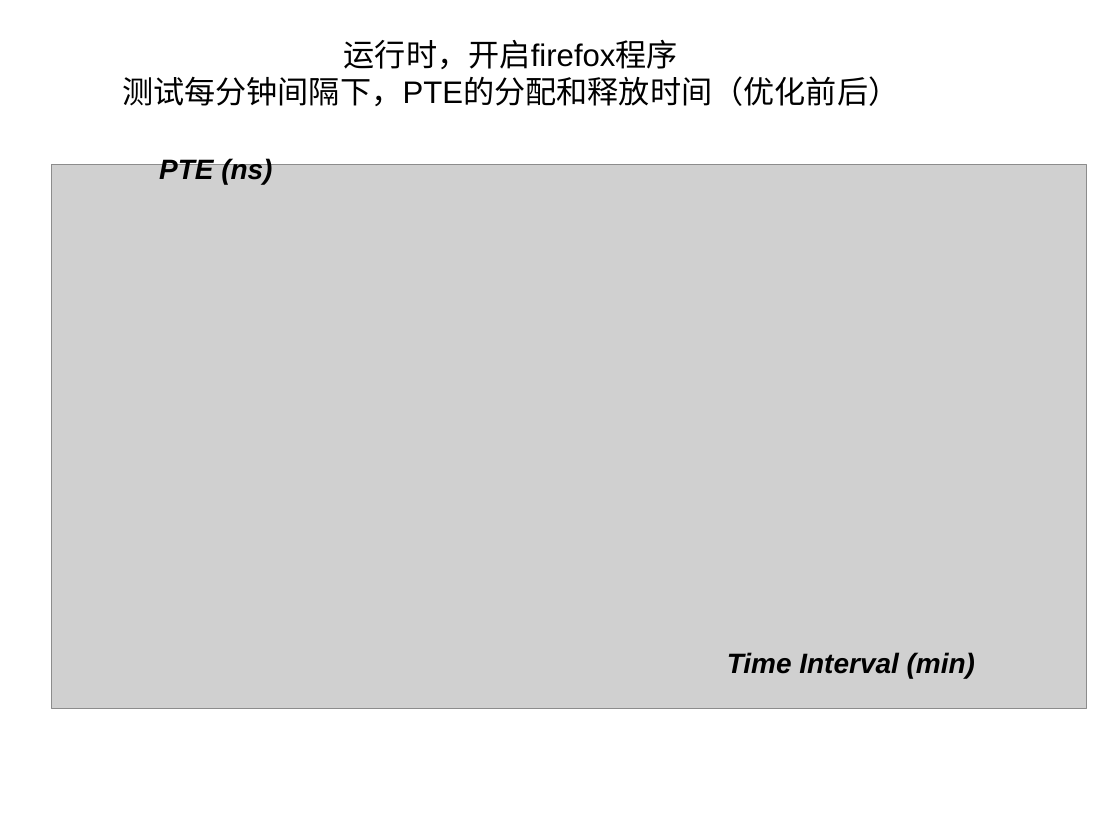
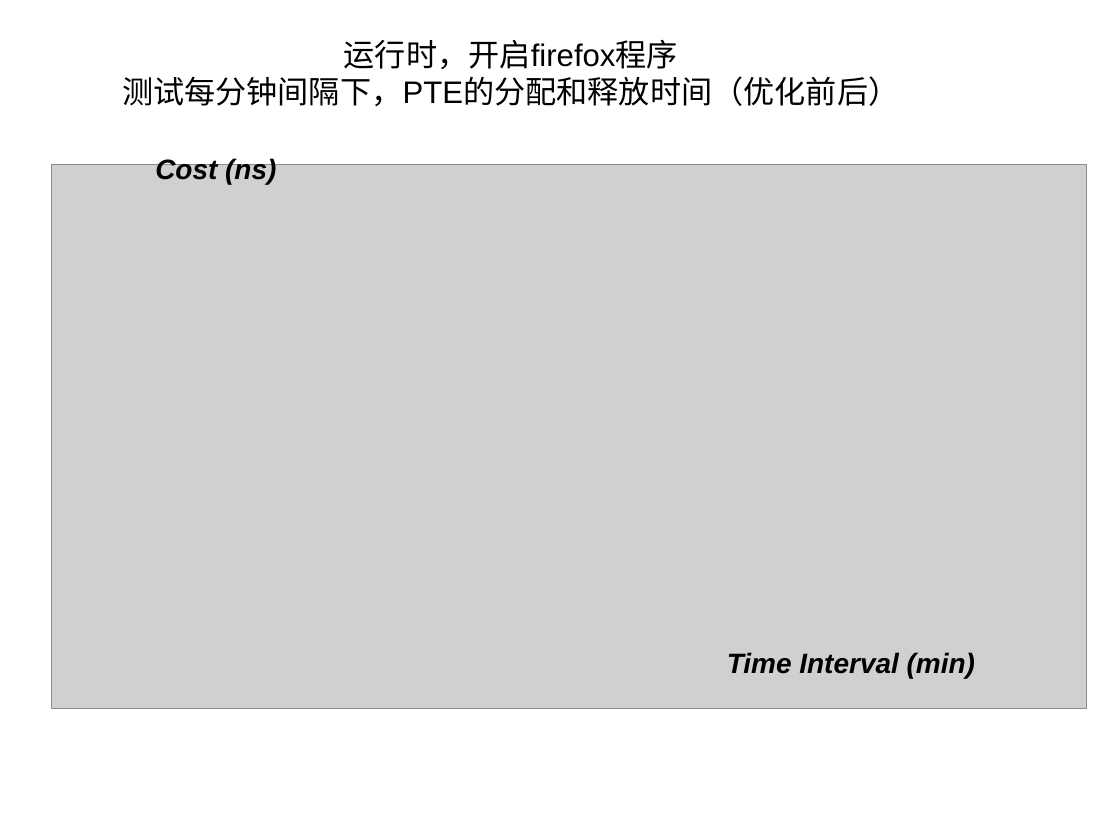
Before and after one commit to strongerwill/FastIO, a slide deck: slide 5 of doc/paper/image/micro/micro_benchmark.ppt (slide 4 before the commit). Drawn at 1120x840 pixels with LibreOffice and Linux fonts; fonts in the diff are those of the drawing; grey boxes stand for pictures. Boxes give left, top, right and bottom in pixels: in the first picture for what was removed or moved away, otherwise in the second. Text is boxed around its words. In the diff, an @@ line names an element or a change of style, - is before the commit and + after.

```diff
--- a/doc/paper/image/micro/micro_benchmark.ppt
+++ b/doc/paper/image/micro/micro_benchmark.ppt
@@ text at <box>155,157,276,184</box>: text changed @@
-PTE (ns)
+Cost (ns)
```
Also in this commit, not shown: 1 other slide changed, 3 slides added, 2 slides removed, 26 other files.
